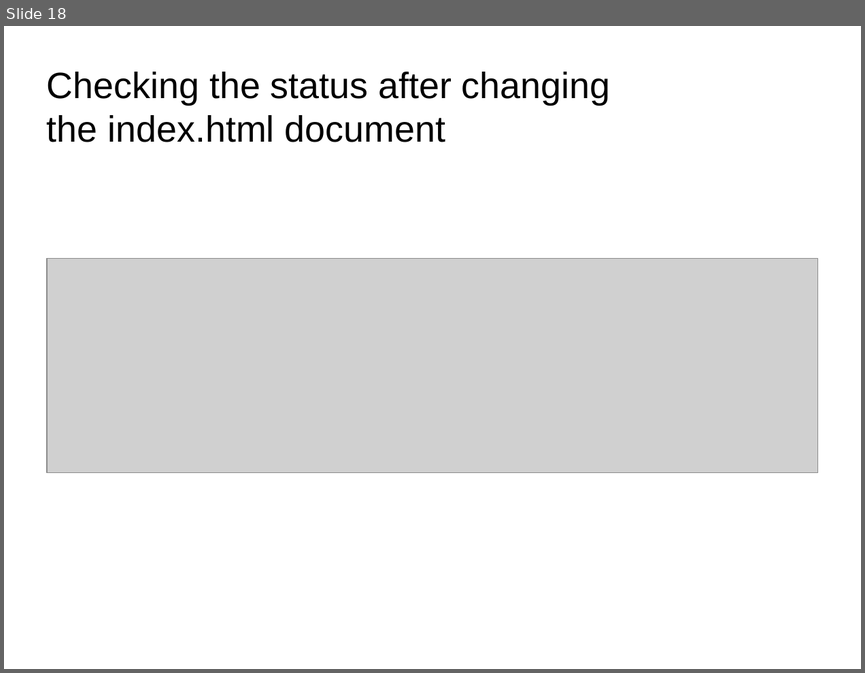
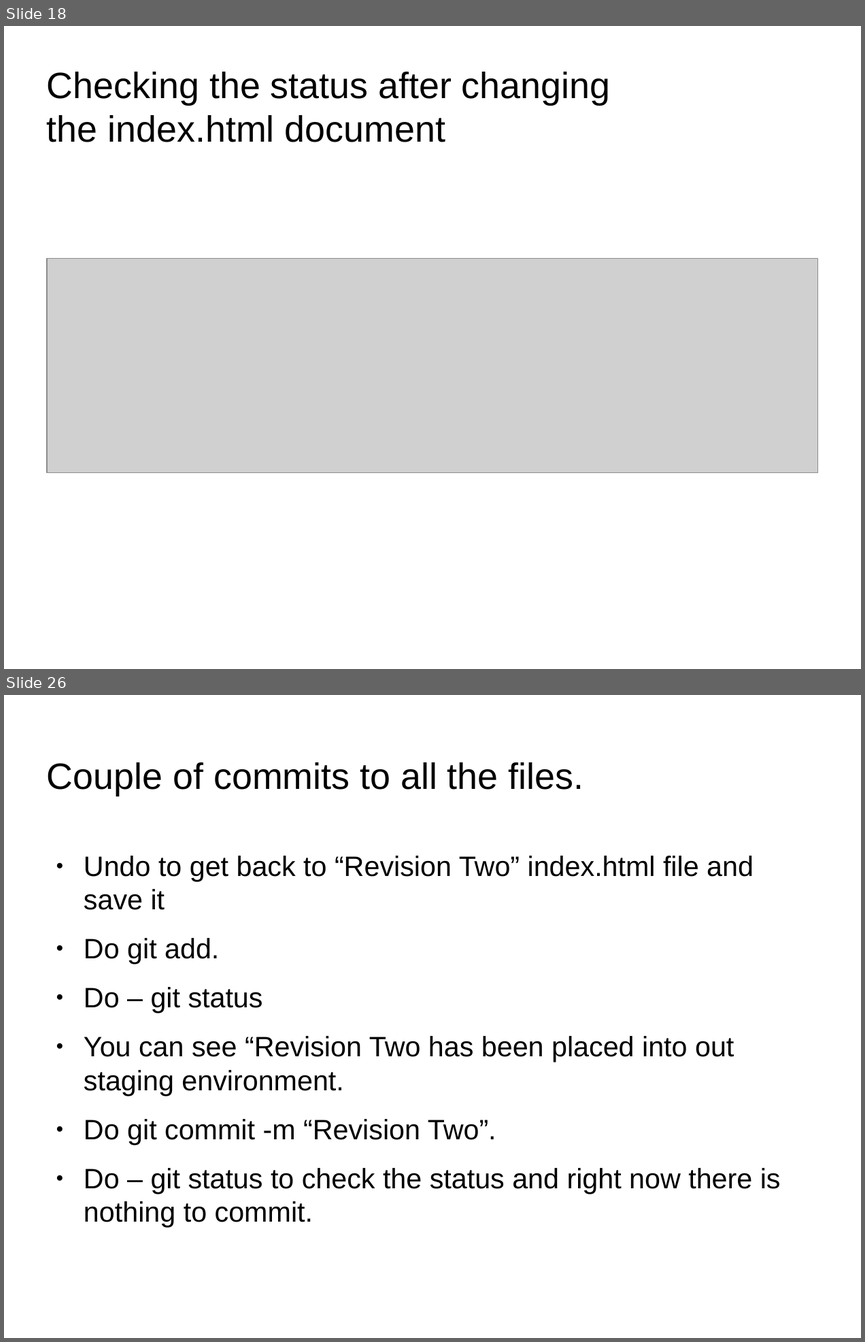
Before and after one commit to anumsh/Learning-Git-and-Github, a slide deck: git_and_GitHub.odp. Shown one above the other, each under a label of ours: slide 18 before the commit, slides 18 and 26 after it; the slides between them are not shown. The pictures are 865x673 and 865x1342 pixels, drawn with LibreOffice and Linux fonts; fonts in the diff are those of the drawing; grey boxes stand for pictures; background and template pictures are left out. Boxes give left, top, right and bottom in pixels: in the first picture for what was removed or moved away, otherwise in the second. Text is boxed around its words. In the diff, an @@ line names an element or a change of style, - is before the commit and + after.

Commit message:
feat: Add images and 2 new commands ( unstaging and commiting and logging  a file)

```diff
--- a/git_and_GitHub.odp
+++ b/git_and_GitHub.odp
@@ slide 26 added at bbox=[4, 695, 861, 1338], background picture (left out) @@
@@ title added at bbox=[47, 762, 584, 796], 33.9 pt, text #000000 @@
+Couple of commits to all the files.
@@ text added at bbox=[84, 855, 781, 1227], 26 pt, text #000000 @@
+● Undo to get back to “Revision Two” index.html file and save it
+● Do git add.
+● Do – git status
+● You can see “Revision Two has been placed into out staging environment.
+● Do git commit -m “Revision Two”.
+● Do – git status to check the status and right now there is nothing to commit.
```
Also in this commit, not shown: 1 slide changed, 8 other slides added, 8 other files.
